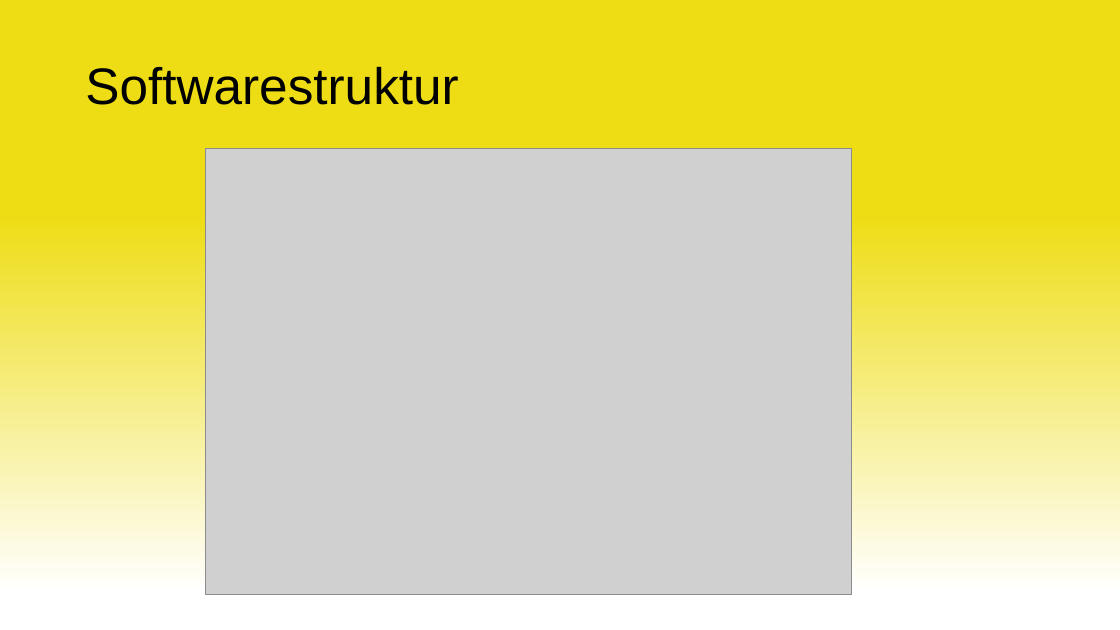
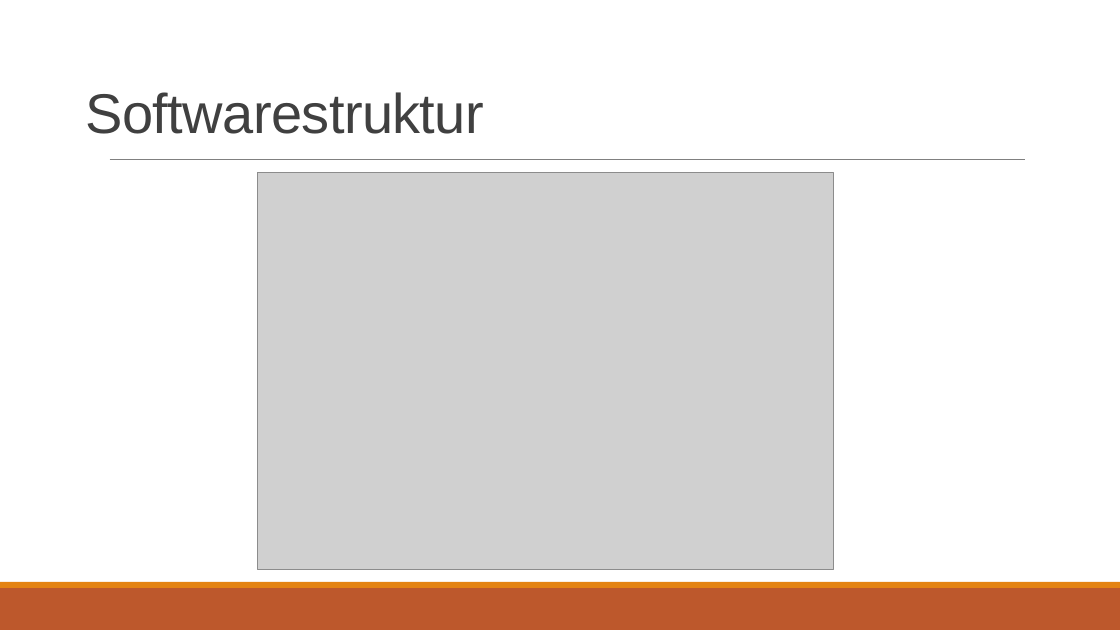
Before and after one commit to Swissmade41/EMI-Filter, a slide deck: slide 9 of Präsentation/Zwischenpräsentation.pptx (slide 13 before the commit). Drawn at 1120x630 pixels with LibreOffice and Linux fonts; fonts in the diff are those of the drawing; grey boxes stand for pictures. Boxes give left, top, right and bottom in pixels: in the first picture for what was removed or moved away, otherwise in the second. Text is boxed around its words. In the diff, an @@ line names an element or a change of style, - is before the commit and + after.

Commit message:
Update Zwischenpräsentation.pptx
Design angepasst
Präsi umstrukturiert

```diff
--- a/Präsentation/Zwischenpräsentation.pptx
+++ b/Präsentation/Zwischenpräsentation.pptx
@@ background gradient #FFFFFF to #EEDD14 to #FFFFFF @@
@@ title "Softwarestruktur" at box(85, 92, 484, 134): size 44 to 48 pt, text colour #000000 to #404040, letter spacing 0 to -0.5 pt; line spacing 0.9 to 0.85; vertical alignment middle to bottom @@
@@ line added from (110, 160) to (1026, 160), #808080 0.5 pt @@
@@ picture: place and size @@
-picture at box(206, 149, 852, 594)
+picture at box(257, 172, 833, 570)
@@ rectangle added at box(0, 588, 1120, 630), fill #BD582C @@
@@ rectangle added at box(0, 582, 1120, 588), fill #E48312 @@
```
Also in this commit, not shown: 10 other slides changed, 5 slides added, 8 slides removed.
